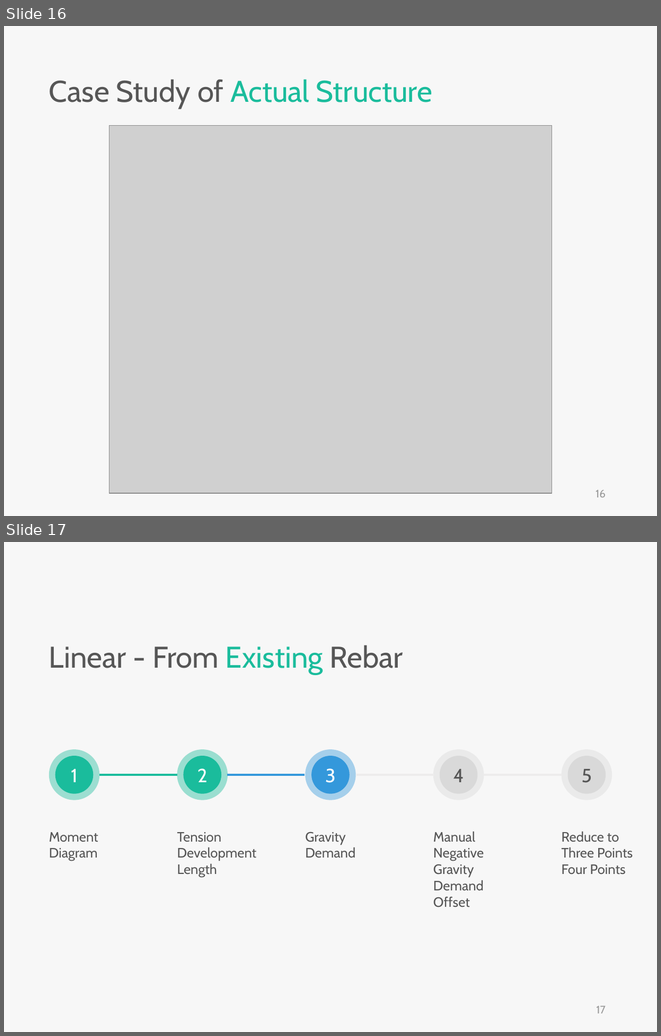
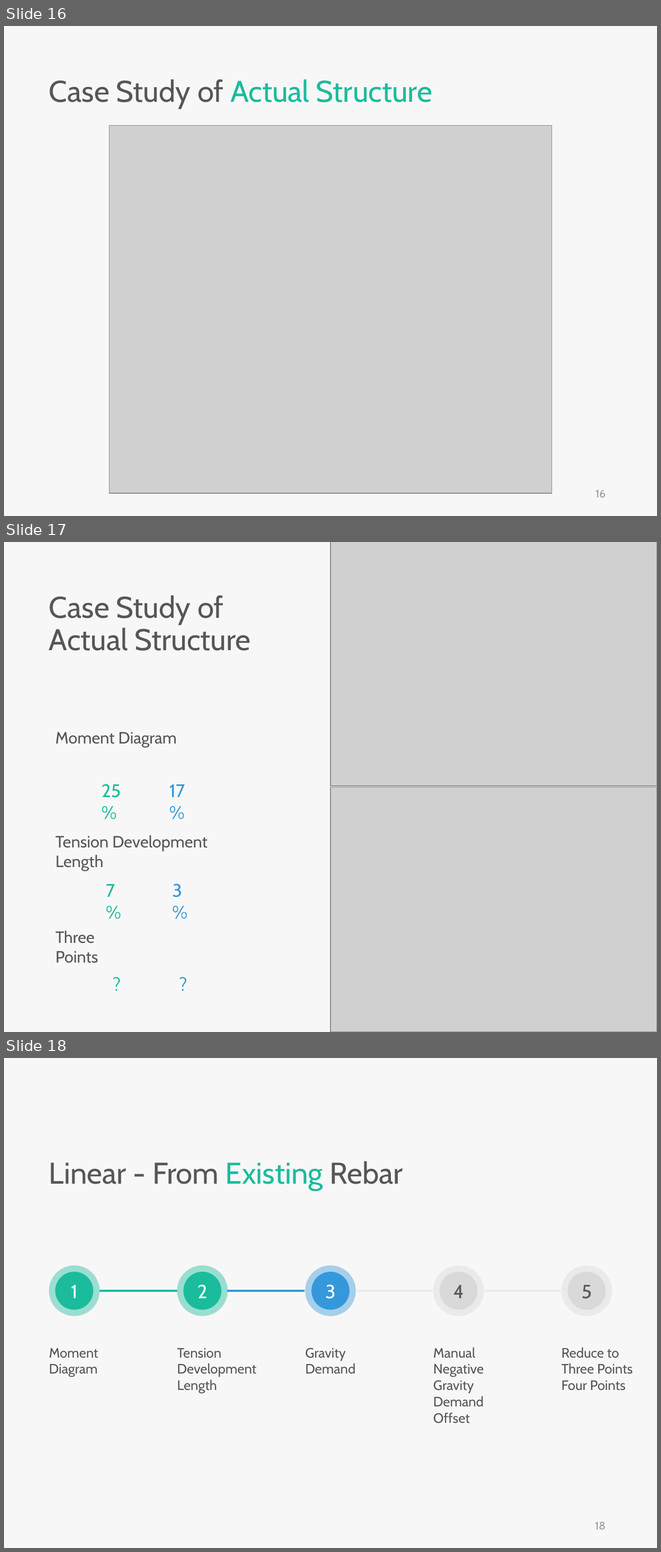
Before and after one commit to skyran1278/VbaProject, a slide deck: 20180126_SmartSplice/20180808_Meeting/SmartSplice.pptx. Shown one above the other, each under a label of ours: slides 16 and 17 before the commit, slides 16, 17 and 18 after it. The pictures are 661x1036 and 661x1552 pixels, drawn with LibreOffice and Linux fonts; fonts in the diff are those of the drawing; grey boxes stand for pictures. Boxes give left, top, right and bottom in pixels: in the first picture for what was removed or moved away, otherwise in the second. Text is boxed around its words. In the diff, an @@ line names an element or a change of style, - is before the commit and + after.

```diff
--- a/20180126_SmartSplice/20180808_Meeting/SmartSplice.pptx
+++ b/20180126_SmartSplice/20180808_Meeting/SmartSplice.pptx
@@ slide 17 added at bbox=[4, 542, 657, 1032], background #F7F7F7 @@
@@ picture added at bbox=[330, 542, 657, 786] @@
@@ text added at bbox=[49, 595, 250, 651], 33 pt, text #565656 @@
+Case Study of Actual Structure
@@ text added at bbox=[55, 732, 177, 747], 18 pt, text #565656 @@
+Moment Diagram
@@ text added at bbox=[102, 784, 121, 797], 20 pt, text #1ABC9C @@
+25%
@@ text added at bbox=[169, 784, 185, 797], 20 pt, text #3498DB @@
+17%
@@ picture added at bbox=[330, 787, 657, 1032] @@
@@ text added at bbox=[55, 835, 208, 870], 18 pt, text #565656 @@
+Tension Development Length
@@ text added at bbox=[106, 884, 115, 897], 20 pt, text #1ABC9C @@
+7%
@@ text added at bbox=[172, 883, 182, 897], 20 pt, text #3498DB @@
+3%
@@ text added at bbox=[55, 930, 98, 963], 18 pt, text #565656 @@
+Three Points
@@ text added at bbox=[106, 969, 127, 998], 20 pt, text #1ABC9C @@
+?
@@ text added at bbox=[173, 969, 194, 998], 20 pt, text #3498DB @@
+?
@@ what was slide 17 is now slide 18 @@
@@ page number at bbox=[595, 1521, 606, 1529]: text changed @@
-17
+18
```
Also in this commit, not shown: 3 slides changed, 1 slide removed, 3 other files.
